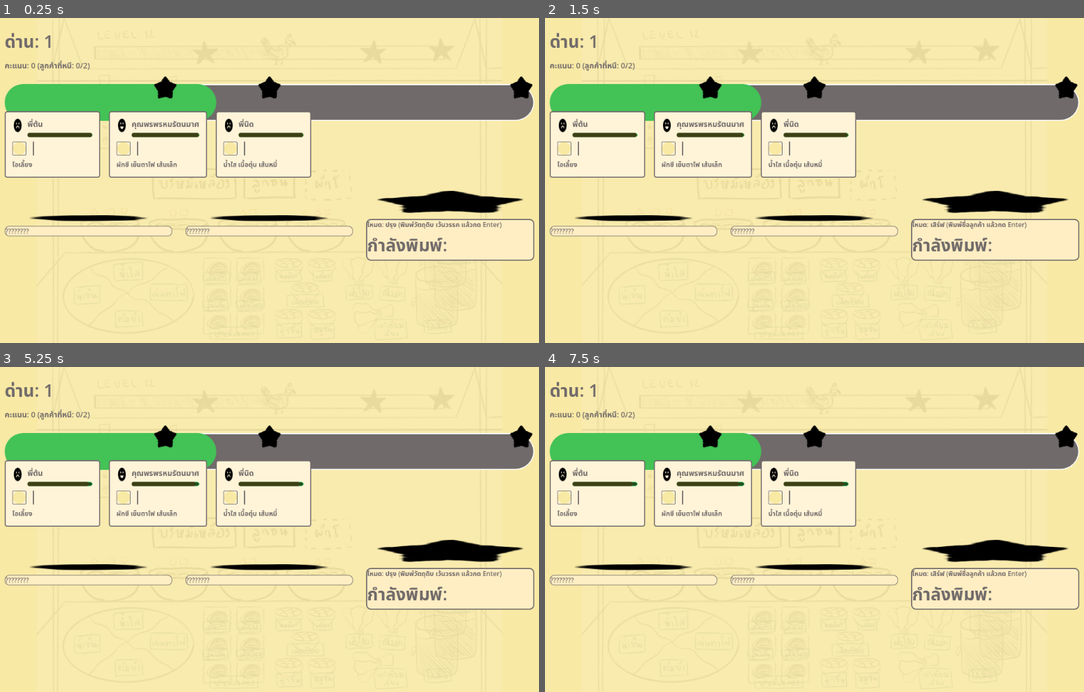
Above: before the commit, frames 1-4 (two rows, left to right).
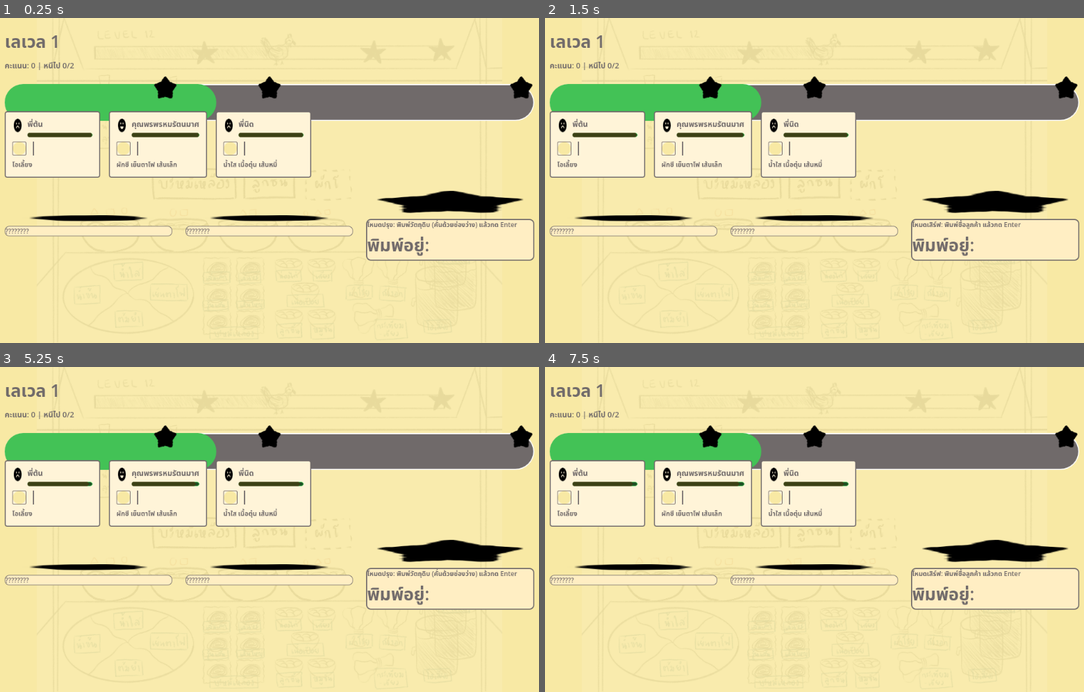
Above: after the commit, the same moments.

Repository: pcpaugust/video-game
Game: Godot game, scene res://scenes/main/game.tscn
Two runs of this game, one before a commit and one after it. Both use one fixed random seed, a clock stepped at 60 frames per second and the inputs below. This scene is started directly instead of the project's main scene.
Inputs:
- Up to frame 1 (0.25 s): no input
- Up to frame 2 (1.5 s): tap Enter at 0.5, 0.6 s; tap Space at 1.25 s; tap Tab at 1.35 s
- Up to frame 3 (5.25 s): tap Enter at 2, 3.5, 3.6 s; tap Backspace at 2.1, 5.1 s; tap Space at 2.75, 4.25 s; tap Keypad Enter at 2.85 s; tap Tab at 4.35 s
- Up to frame 4 (7.5 s): tap Keypad Enter at 5.85 s; tap Enter at 6.6 s; tap Tab at 7.35 s

The runs differ from the first frame. In frame 1, 0.9% of the frame differs, in the area x 0-97%, y 4-74%; in frame 2, 0.8%; in frame 3, 0.9%; in frame 4, 0.8%.

Commit message:
refine word

Diff:
--- a/scenes/ui/DishContainer.tscn
+++ b/scenes/ui/DishContainer.tscn
@@ -22,7 +22,7 @@
 
 [node name="Title" type="Label" parent="MarginContainer/VBoxContainer" unique_id=723520676]
 layout_mode = 2
-text = "รายการอาหาร"
+text = "รายการที่ทำแล้ว"
 
 [node name="List" type="VBoxContainer" parent="MarginContainer/VBoxContainer" unique_id=1334126301]
 custom_minimum_size = Vector2(200, 120)
--- a/scenes/ui/OrderCard.tscn
+++ b/scenes/ui/OrderCard.tscn
@@ -53,7 +53,7 @@
 [node name="NameLabel" type="Label" parent="MarginContainer/VBoxContainer/TopRow/VBoxContainer" unique_id=438723968]
 layout_mode = 2
 theme_override_colors/font_color = Color(0.4392157, 0.41568628, 0.41568628, 1)
-text = "ชื่อลูกค้า"
+text = "ลูกค้า"
 
 [node name="PatienceBar" type="ProgressBar" parent="MarginContainer/VBoxContainer/TopRow/VBoxContainer" unique_id=446205977]
 custom_minimum_size = Vector2(200, 8)
--- a/scenes/ui/customer_item.tscn
+++ b/scenes/ui/customer_item.tscn
@@ -133,4 +133,4 @@
 theme_override_colors/font_color = Color(0.439216, 0.415686, 0.415686, 1)
 theme_override_font_sizes/font_size = 12
 autowrap_mode = 2
-text = "เส้นใหญ่, น้ำ"
+text = "รายการที่สั่ง"
--- a/scripts/core/cooking.gd
+++ b/scripts/core/cooking.gd
@@ -231,9 +231,9 @@
 func _update_mode_ui() -> void:
 	var text = ""
 	match current_mode:
-		Mode.PREP: text = "โหมด: ปรุง (พิมพ์วัตถุดิบ กด Enter)"
-		Mode.SERVE: text = "โหมด: เสิร์ฟ (พิมพ์ชื่อลูกค้า กด Enter)"
-		Mode.CLEAR_SLOT: text = "โหมด: ทิ้งอาหาร (Tab เลือกชาม กด Enter)"
+		Mode.PREP: text = "โหมดปรุง: พิมพ์วัตถุดิบแล้วกด Enter"
+		Mode.SERVE: text = "โหมดเสิร์ฟ: พิมพ์ชื่อลูกค้าแล้วกด Enter"
+		Mode.CLEAR_SLOT: text = "โหมดทิ้ง: กด Tab เลือกชาม แล้ว Enter"
 	typing_space.update_mode(text)
 
 func _update_score() -> void:
--- a/scripts/core/game_manager.gd
+++ b/scripts/core/game_manager.gd
@@ -313,17 +313,17 @@
 func _build_mode_text() -> String:
 	match current_mode:
 		Mode.PREP:
-			return "โหมด: ปรุง (พิมพ์วัตถุดิบ เว้นวรรค แล้วกด Enter)"
+			return "โหมดปรุง: พิมพ์วัตถุดิบ (คั่นด้วยช่องว่าง) แล้วกด Enter"
 		Mode.CLEAR_SLOT:
-			return "โหมด: เคลียร์ชาม (กด Tab เลือกช่อง แล้ว Enter ทิ้ง)"
+			return "โหมดทิ้ง: กด Tab เลือกชาม แล้ว Enter เพื่อทิ้ง"
 		Mode.SERVE:
-			return "โหมด: เสิร์ฟ (พิมพ์ชื่อลูกค้า แล้วกด Enter)"
+			return "โหมดเสิร์ฟ: พิมพ์ชื่อลูกค้า แล้วกด Enter"
 	return ""
 
 
 func _build_dish_slots_text() -> String:
 	if dish_slots.is_empty():
-		return "ชามที่พัก: (ว่าง)"
+		return "ชามพัก: (ว่าง)"
 
 	var lines: Array[String] = []
 	for i in range(dish_slots.size()):
@@ -374,21 +374,21 @@
 	if not is_inside_tree():
 		return
 
-	level_label.text = "ด่าน: %d" % level
-	score_label.text = "คะแนน: %d (ลูกค้าที่หนี: %d/%d)" % [
+	level_label.text = "เลเวล %d" % level
+	score_label.text = "คะแนน: %d | หนีไป %d/%d" % [
 		score,
 		missed_customers,
 		GameConfig.MAX_MISSED_CUSTOMERS,
 	]
 	mode_label.text = _build_mode_text()
-	input_label.text = "กำลังพิมพ์: %s" % typing_buffer
+	input_label.text = "พิมพ์อยู่: %s" % typing_buffer
 	dish_slots_label.text = _build_dish_slots_text()
 	_update_customers_ui()
 
 	hint_label.text = (
 		"วิธีเล่น:\n"
-		+ "- พิมพ์ชื่อวัตถุดิบคั่นด้วยช่องว่าง แล้วกด Enter เพื่อปรุงชาม\n"
-		+ "- พิมพ์ \"clear\" แล้ว Enter -> กด Tab เลือกชาม -> Enter เพื่อทิ้ง\n"
-		+ "- กด Tab เพื่อสลับไปโหมดเสิร์ฟ / กลับโหมดปรุง\n"
-		+ "- ในโหมดเสิร์ฟ พิมพ์ชื่อลูกค้าแล้ว Enter เพื่อลองเสิร์ฟ"
+		+ "- โหมดปรุง: พิมพ์วัตถุดิบคั่นด้วยช่องว่าง แล้วกด Enter\n"
+		+ "- โหมดทิ้ง: พิมพ์ \"clear\" แล้ว Enter → กด Tab เลือกชาม → Enter\n"
+		+ "- กด Tab เพื่อสลับโหมดปรุง/เสิร์ฟ\n"
+		+ "- โหมดเสิร์ฟ: พิมพ์ชื่อลูกค้า แล้วกด Enter"
 	)
